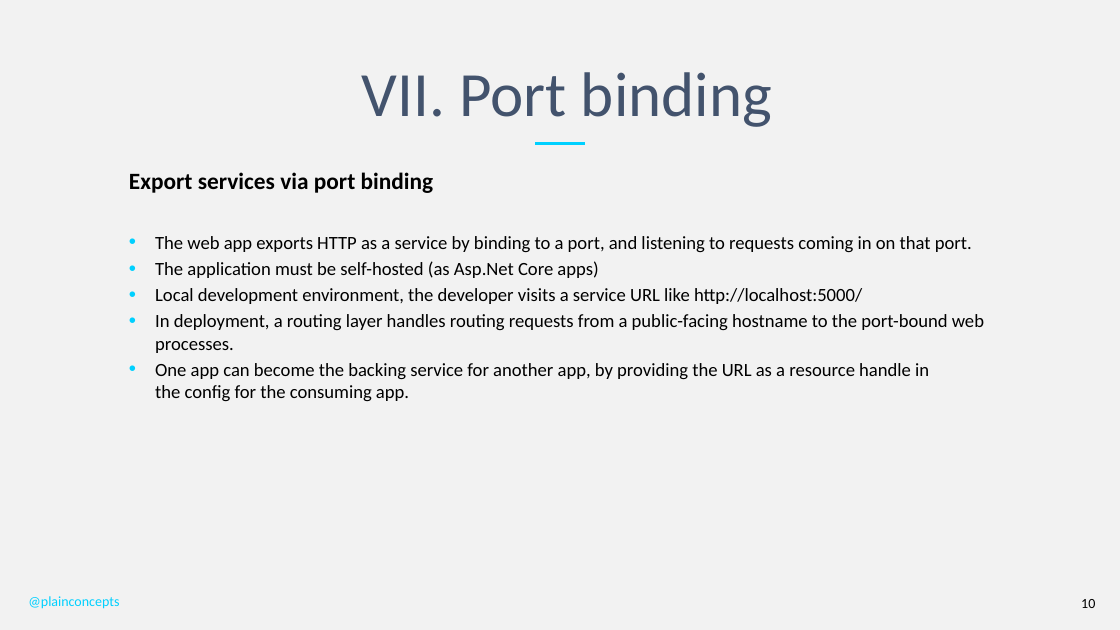
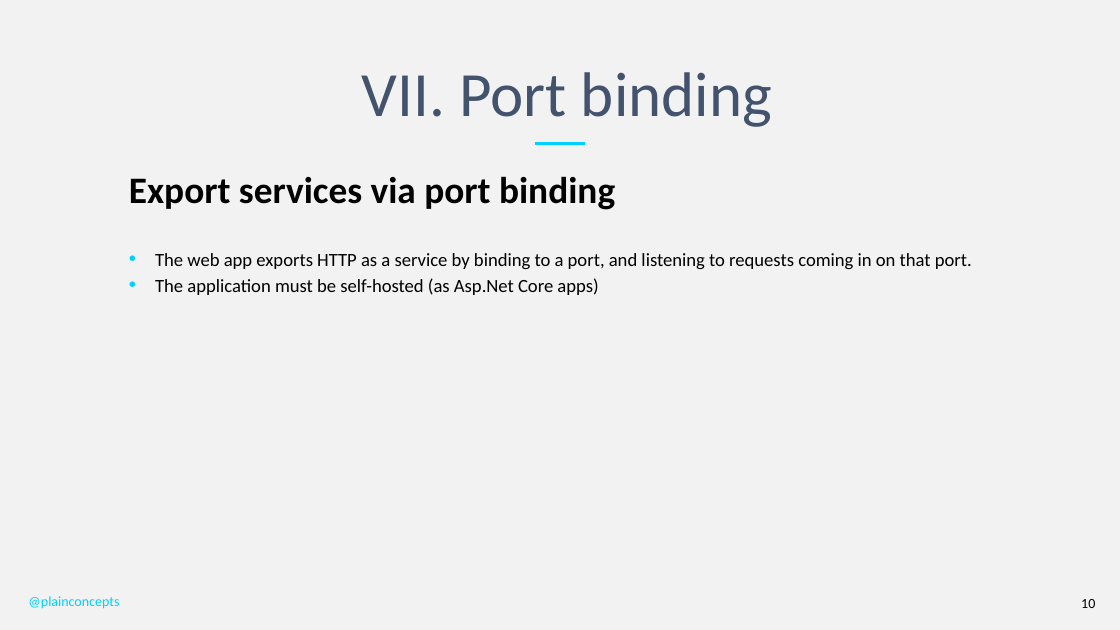
Before and after one commit to PlainConcepts/NetCore-Docker-Workshop, a slide deck: slide 10 of Docu/TheTwelveFactorApp.pptx. Drawn at 1120x630 pixels with LibreOffice and Linux fonts; fonts in the diff are those of the drawing; background and template pictures are left out. Boxes give left, top, right and bottom in pixels: in the first picture for what was removed or moved away, otherwise in the second. Text is boxed around its words. In the diff, an @@ line names an element or a change of style, - is before the commit and + after.

```diff
--- a/Docu/TheTwelveFactorApp.pptx
+++ b/Docu/TheTwelveFactorApp.pptx
@@ text at [129, 176, 615, 210]: size 20 to 32 pt in "Export services via port binding"; more space between paragraphs @@
@@ text at [155, 288, 984, 401]: paragraphs removed @@
-• Local development environment, the developer visits a service URL like http://localhost:5000/
-• In deployment, a routing layer handles routing requests from a public-facing hostname to the port-bound web processes.
-• One app can become the backing service for another app, by providing the URL as a resource handle in the config for the consuming app.
```
Also in this commit, not shown: 11 other slides changed.
